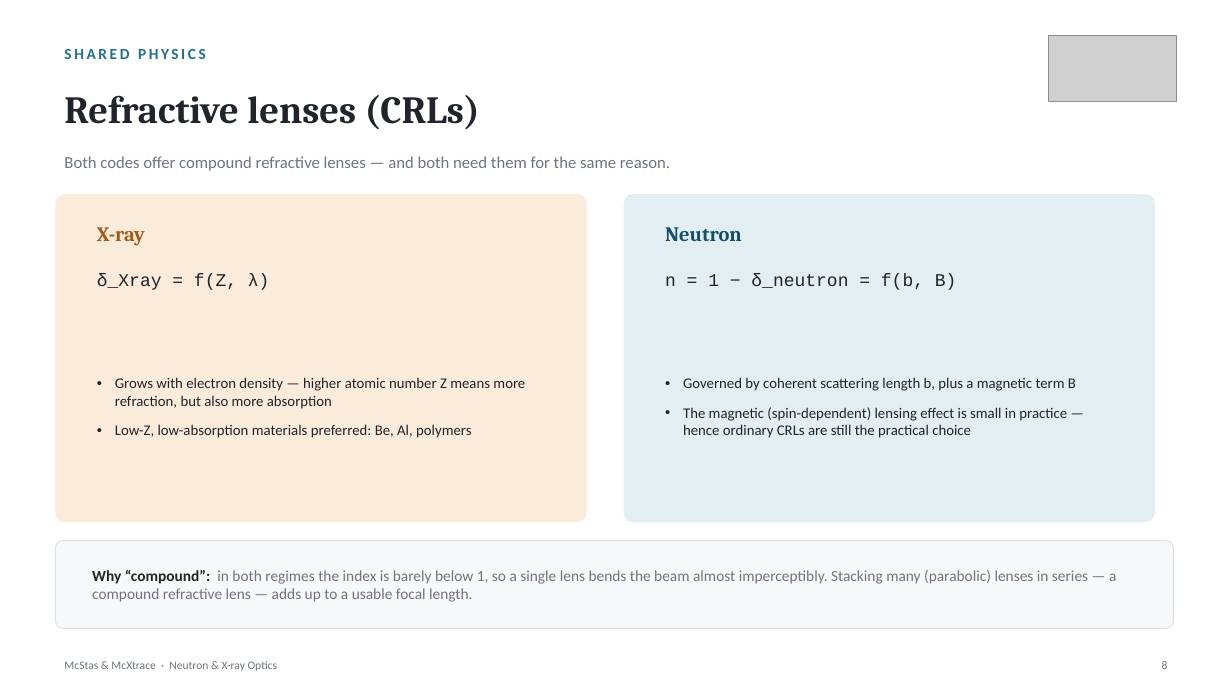
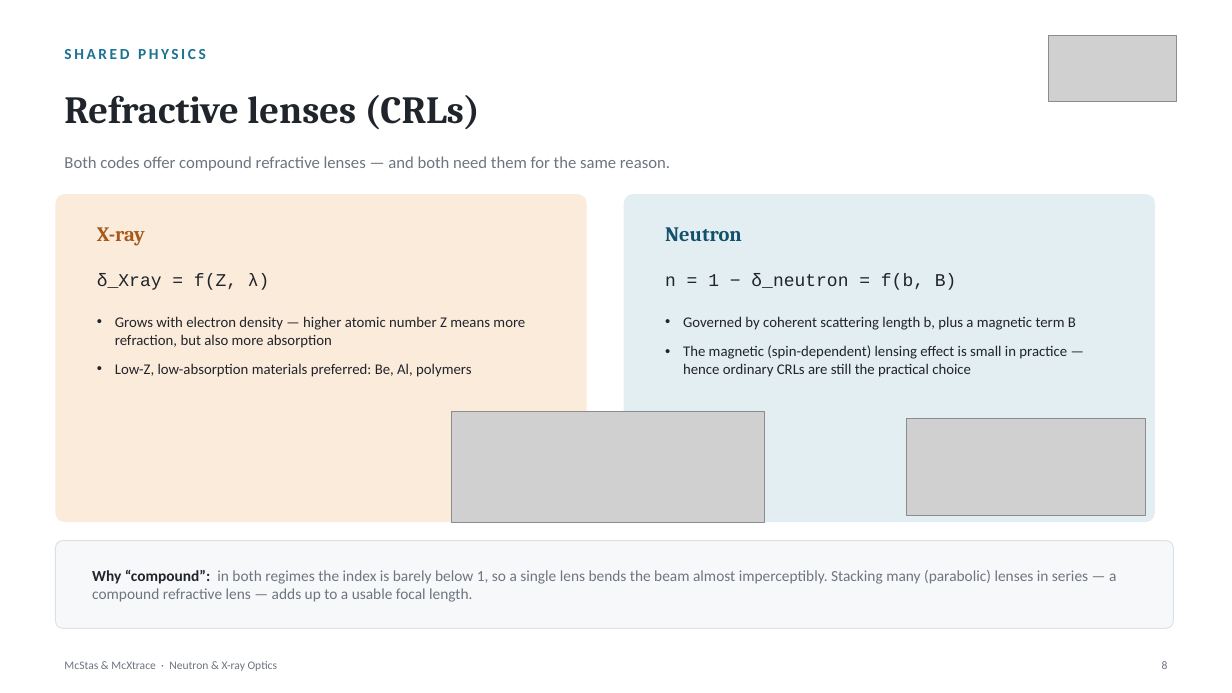
Before and after one commit to mccode-dev/PaNRAID, a slide deck: slide 8 of 22_September_Tuesday/05_afternoon_optics/McStas_McXtrace_Optics.pptx. Drawn at 1232x693 pixels with LibreOffice and Linux fonts; fonts in the diff are those of the drawing; grey boxes stand for pictures. Boxes give left, top, right and bottom in pixels: in the first picture for what was removed or moved away, otherwise in the second. Text is boxed around its words. In the diff, an @@ line names an element or a change of style, - is before the commit and + after.

```diff
--- a/22_September_Tuesday/05_afternoon_optics/McStas_McXtrace_Optics.pptx
+++ b/22_September_Tuesday/05_afternoon_optics/McStas_McXtrace_Optics.pptx
@@ text "Grows with electron density — ..." moved from (x1=115, y1=377, x2=525, y2=438) to (x1=115, y1=316, x2=525, y2=377) @@
@@ text "Governed by coherent scattering length ..." moved from (x1=683, y1=377, x2=1076, y2=438) to (x1=683, y1=316, x2=1076, y2=377) @@
@@ picture added at (x1=452, y1=412, x2=764, y2=522) @@
@@ picture added at (x1=907, y1=419, x2=1146, y2=516) @@
```
Also in this commit, not shown: 10 other slides changed, 1 other file.
